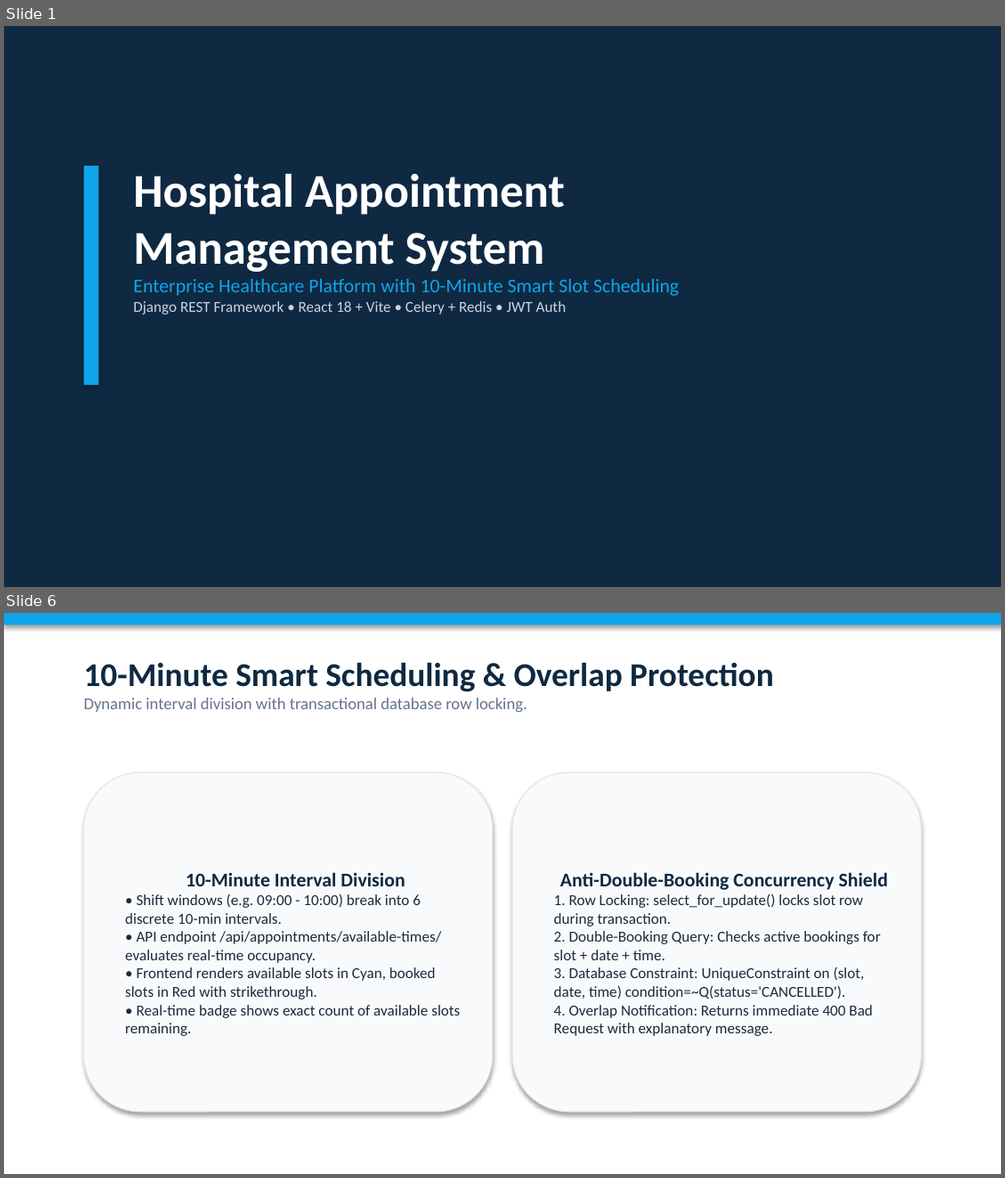
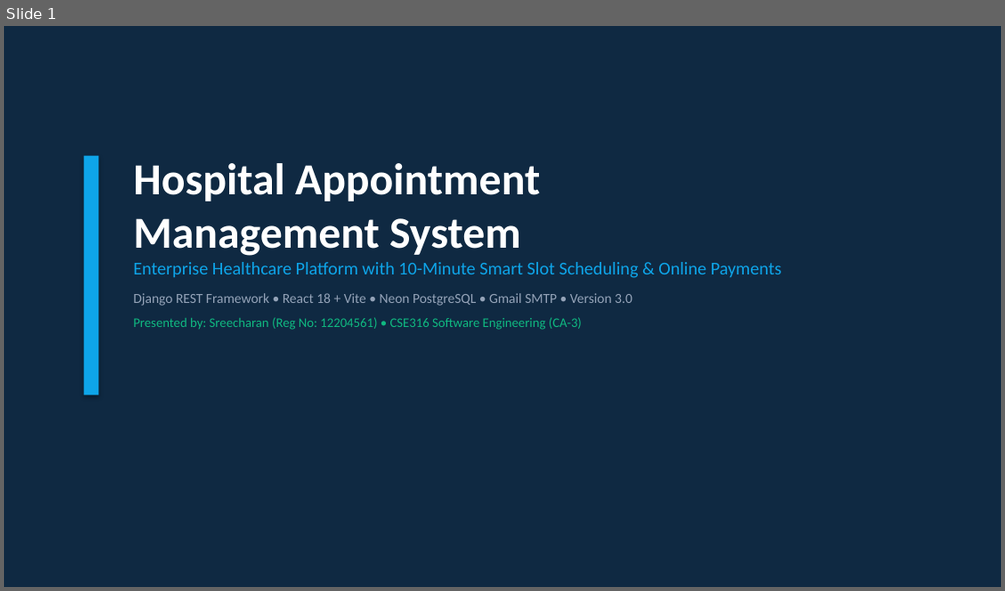
Before and after one commit to Sreecharan01/Hospital-Management-System, a slide deck: hospital_management_system.pptx. Shown one above the other, each under a label of ours: slides 1 and 6 before the commit, slide 1 after it; the slides between them are not shown. The pictures are 1005x1178 and 1005x591 pixels, drawn with LibreOffice and Linux fonts; fonts in the diff are those of the drawing. Boxes give left, top, right and bottom in pixels: in the first picture for what was removed or moved away, otherwise in the second. Text is boxed around its words. In the diff, an @@ line names an element or a change of style, - is before the commit and + after.

Commit message:
feat(presentation): update 16-slide PPTX with INR payments, 50% refund, live Gmail SMTP, and cloud deployment

```diff
--- a/hospital_management_system.pptx
+++ b/hospital_management_system.pptx
@@ slide 6 removed at (4, 613, 1001, 1174), background #FFFFFF @@
@@ rectangle removed at (4, 613, 1001, 625) @@
@@ text removed at (84, 662, 774, 712) @@
-10-Minute Smart Scheduling & Overlap Protection
-Dynamic interval division with transactional database row locking.
@@ rounded rectangle removed at (84, 772, 493, 1111) @@
-10-Minute Interval Division
-• Shift windows (e.g. 09:00 - 10:00) break into 6 discrete 10-min intervals.
-• API endpoint /api/appointments/available-times/ evaluates real-time occupancy.
-• Frontend renders available slots in Cyan, booked slots in Red with strikethrough.
-• Real-time badge shows exact count of available slots remaining.
@@ rounded rectangle removed at (512, 772, 921, 1111) @@
-Anti-Double-Booking Concurrency Shield
-1. Row Locking: select_for_update() locks slot row during transaction.
-2. Double-Booking Query: Checks active bookings for slot + date + time.
-3. Database Constraint: UniqueConstraint on (slot, date, time) condition=~Q(status='CANCELLED').
-4. Overlap Notification: Returns immediate 400 Bad Request with explanatory message.
@@ slide 1 changed as well @@
@@ rectangle: place and size @@
-rectangle at (84, 166, 98, 385)
+rectangle at (84, 156, 98, 394)
@@ text "Hospital Appointment Management System": place and size @@
-text "Hospital Appointment Management System" at (133, 174, 679, 314)
+text "Hospital Appointment Management System" at (133, 163, 782, 329)
@@ text at (133, 163, 540, 256): size 34 to 32 pt in "Hospital Appointment Management System" @@
@@ text at (133, 262, 782, 329): text changed; size 14 to 13 pt @@
-Enterprise Healthcare Platform with 10-Minute Smart Slot Scheduling
-Django REST Framework • React 18 + Vite • Celery + Redis • JWT Auth
+Enterprise Healthcare Platform with 10-Minute Smart Slot Scheduling & Online Payments
+Django REST Framework • React 18 + Vite • Neon PostgreSQL • Gmail SMTP • Version 3.0
+Presented by: Sreecharan (Reg No: 12204561) • CSE316 Software Engineering (CA-3)
```
Also in this commit, not shown: 15 slides added, 12 other slides removed, 1 other file.
